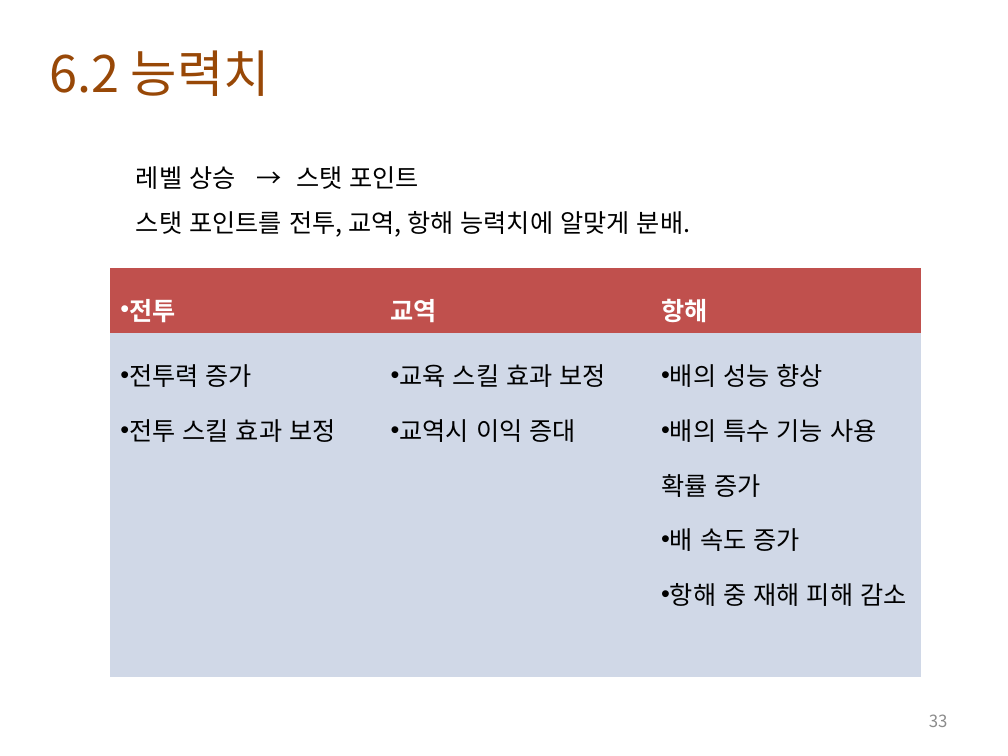
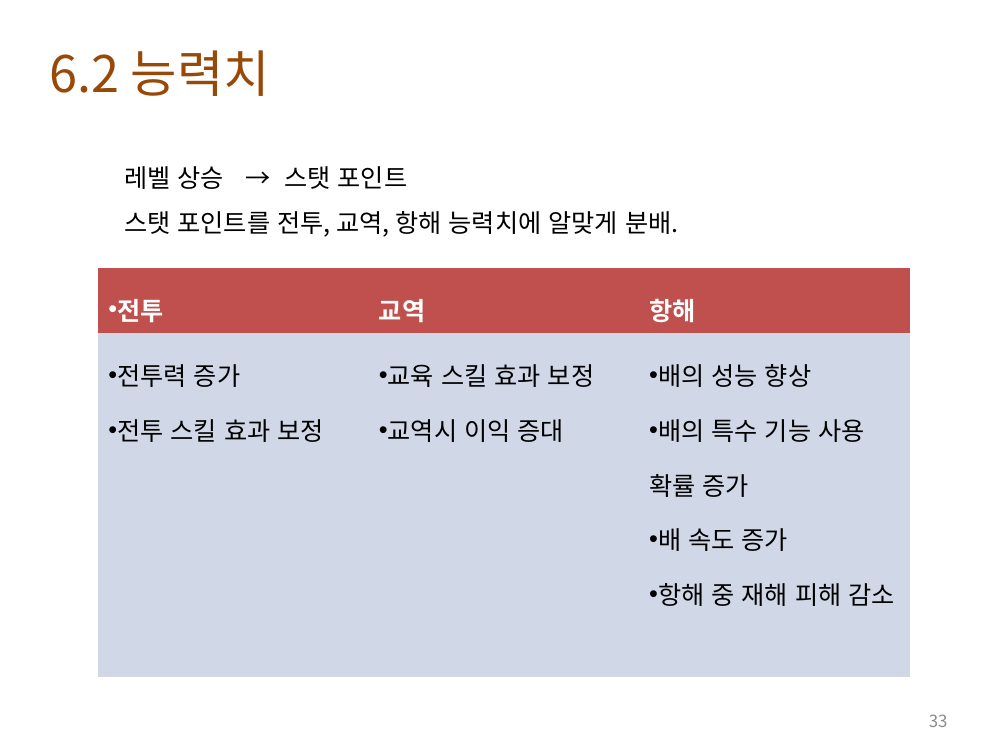
Before and after one commit to lge920904/planning_contest, a slide deck: slide 33 of tortuga bay 2.pptx. Drawn at 1008x756 pixels with LibreOffice and Linux fonts; fonts in the diff are those of the drawing; background and template pictures are left out. Boxes give left, top, right and bottom in pixels: in the first picture for what was removed or moved away, otherwise in the second. Text is boxed around its words. In the diff, an @@ line names an element or a change of style, - is before the commit and + after.

```diff
--- a/tortuga bay 2.pptx
+++ b/tortuga bay 2.pptx
@@ text "레벨 상승 → 스탯 포인트": place and size @@
-text "레벨 상승 → 스탯 포인트" at (136, 166, 690, 237)
+text "레벨 상승 → 스탯 포인트" at (124, 166, 678, 237)
@@ table: place and size @@
-table at (110, 268, 920, 677)
+table at (99, 268, 909, 677)
```
Also in this commit, not shown: 11 other slides changed, 1 slide added, 6 other files.
